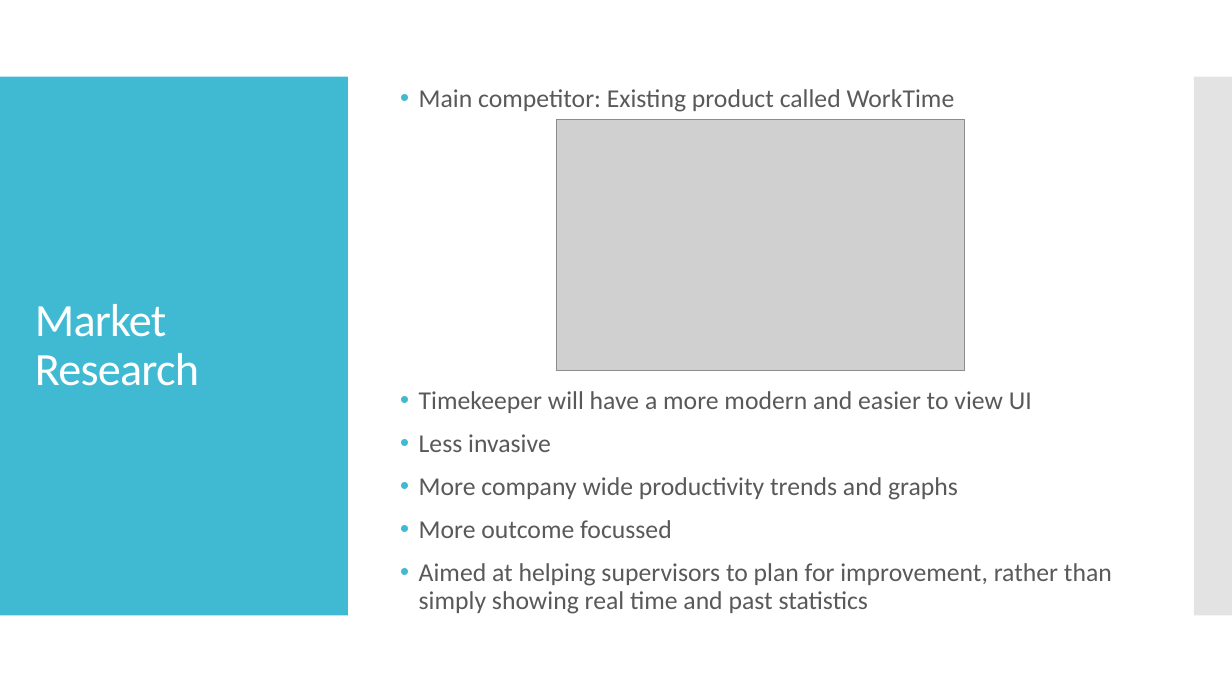
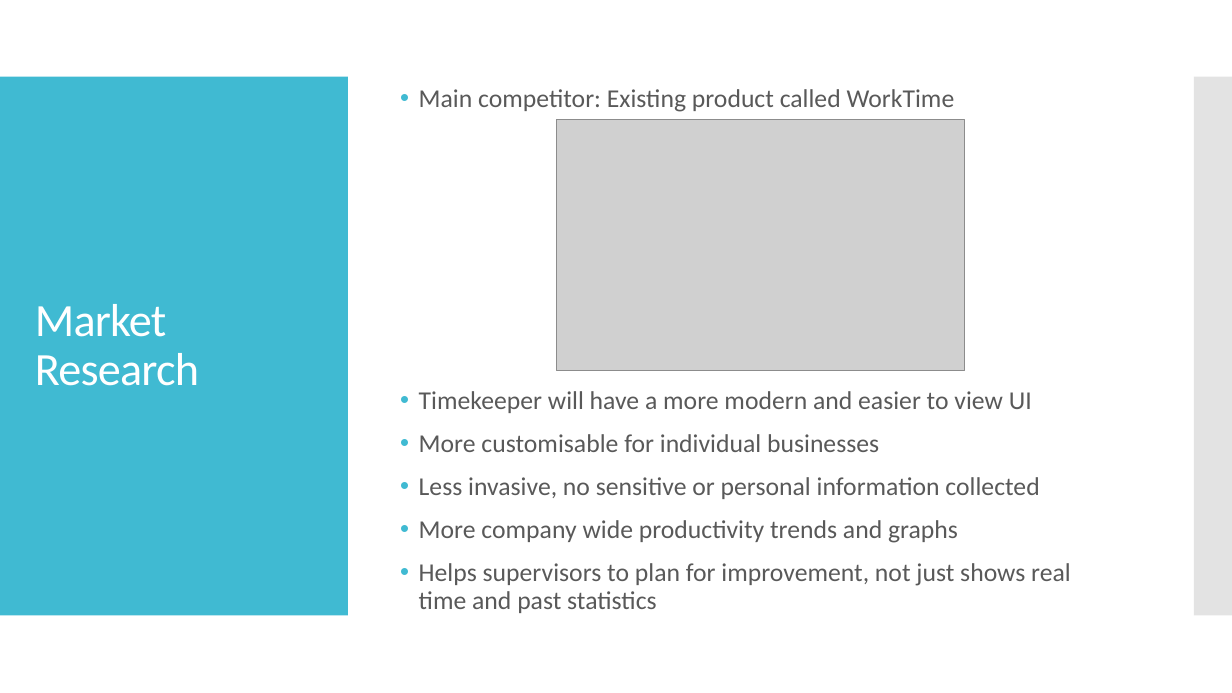
Before and after one commit to SaviMohan/Timekeeper, a slide deck: slide 5 of Planning/Timekeeper.pptx. Drawn at 1232x693 pixels with LibreOffice and Linux fonts; fonts in the diff are those of the drawing; grey boxes stand for pictures. Boxes give left, top, right and bottom in pixels: in the first picture for what was removed or moved away, otherwise in the second. Text is boxed around its words. In the diff, an @@ line names an element or a change of style, - is before the commit and + after.

```diff
--- a/Planning/Timekeeper.pptx
+++ b/Planning/Timekeeper.pptx
@@ text at [419,434,1039,499]: text changed @@
-• Less invasive
+• More customisable for individual businesses
+• Less invasive, no sensitive or personal information collected
@@ text at [419,563,1071,613]: text changed @@
-• More outcome focussed
-• Aimed at helping supervisors to plan for improvement, rather than simply showing real time and past statistics
+• Helps supervisors to plan for improvement, not just shows real time and past statistics
```
Also in this commit, not shown: 3 other slides changed, 1 slide added, 1 slide removed, 1 other file.
